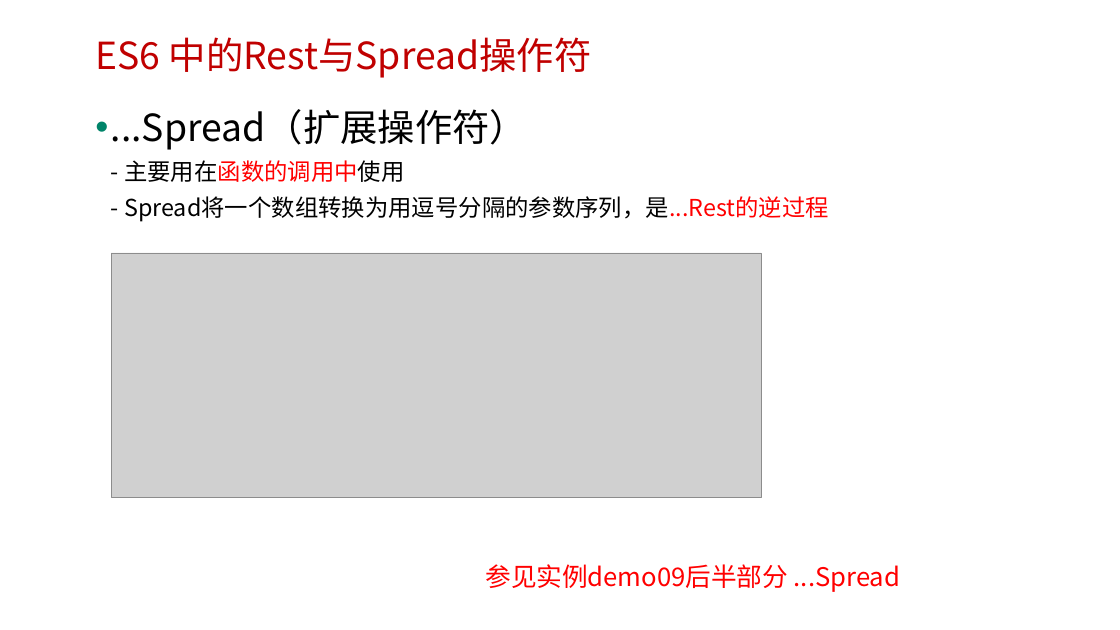
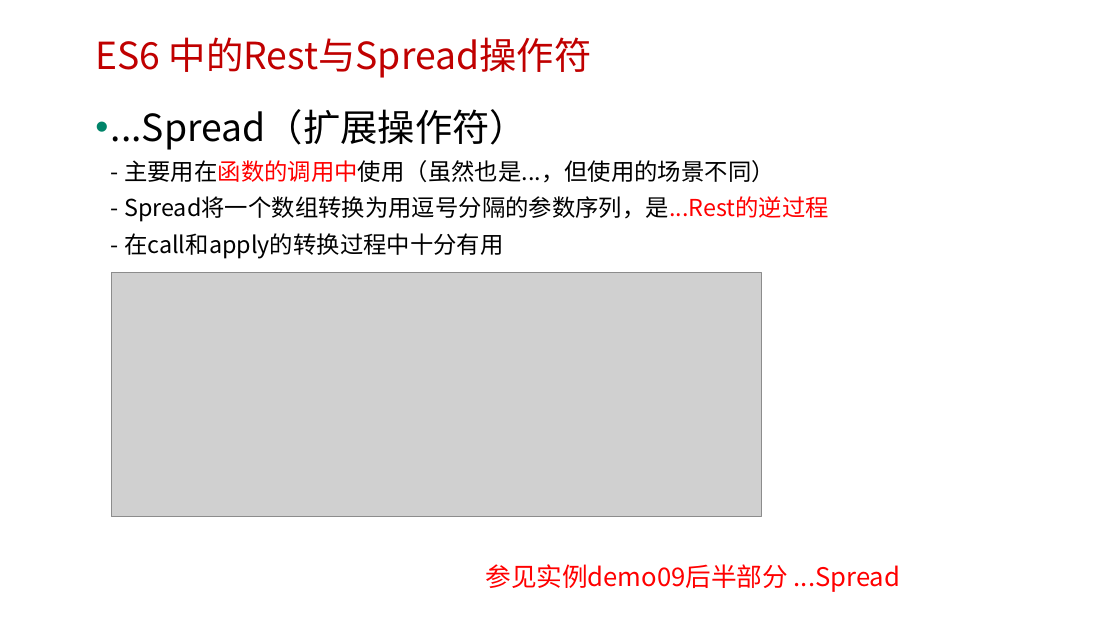
Before and after one commit to edu2act/course-javascript-advanced, a slide deck: slide 16 of 课程PPT/14.ECMAScript 6 二（10、ES6对函数参数的扩展）.pptx. Drawn at 1120x630 pixels with LibreOffice and Linux fonts; fonts in the diff are those of the drawing; grey boxes stand for pictures; background and template pictures are left out. Boxes give left, top, right and bottom in pixels: in the first picture for what was removed or moved away, otherwise in the second. Text is boxed around its words. In the diff, an @@ line names an element or a change of style, - is before the commit and + after.

```diff
--- a/课程PPT/14.ECMAScript 6 二（10、ES6对函数参数的扩展）.pptx
+++ b/课程PPT/14.ECMAScript 6 二（10、ES6对函数参数的扩展）.pptx
@@ text at bbox=[111, 109, 829, 259]: text changed @@
-• ...Spread（扩展操作符）
-  - 主要用在函数的调用中使用
-  - Spread将一个数组转换为用逗号分隔的参数序列，是...Rest的逆过程
+• ...Spread（扩展操作符）
+  - 主要用在函数的调用中使用（虽然也是...，但使用的场景不同）
+  - Spread将一个数组转换为用逗号分隔的参数序列，是...Rest的逆过程
+  - 在call和apply的转换过程中十分有用
@@ picture: place and size @@
-picture at bbox=[111, 253, 761, 497]
+picture at bbox=[111, 273, 761, 518]
```
Also in this commit, not shown: 3 other slides changed, 2 other files.
